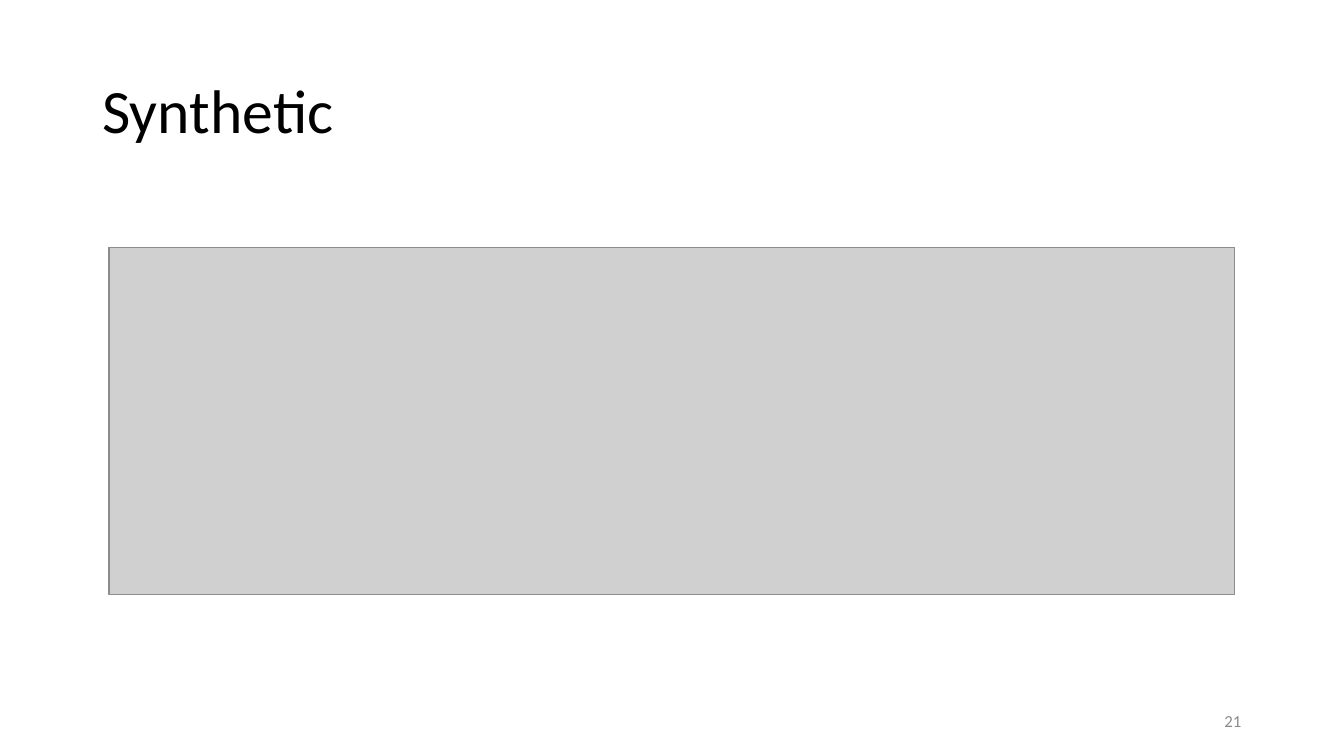
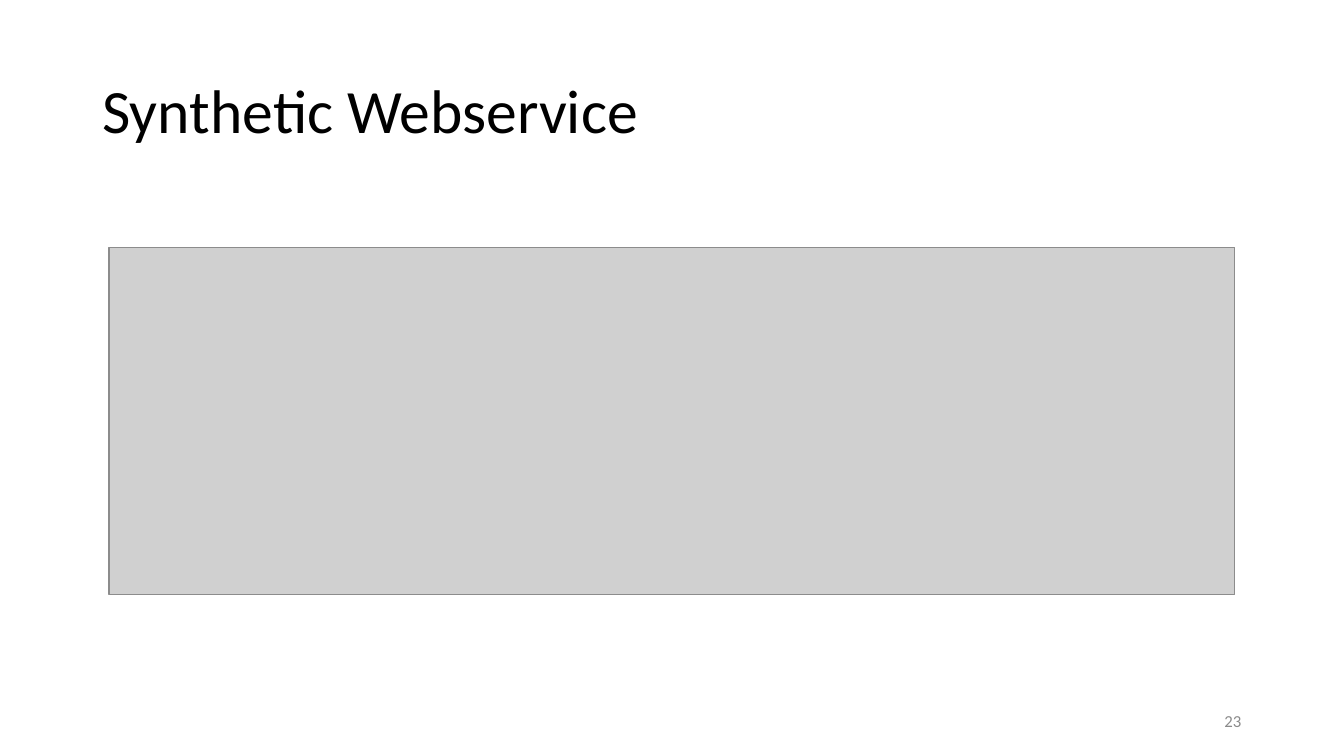
Before and after one commit to eden-farmem/eden-all, a slide deck: slide 23 of doc/talks/asplos.pptx (slide 21 before the commit). Drawn at 1344x756 pixels with LibreOffice and Linux fonts; fonts in the diff are those of the drawing; grey boxes stand for pictures. Boxes give left, top, right and bottom in pixels: in the first picture for what was removed or moved away, otherwise in the second. Text is boxed around its words. In the diff, an @@ line names an element or a change of style, - is before the commit and + after.

```diff
--- a/doc/talks/asplos.pptx
+++ b/doc/talks/asplos.pptx
@@ title at [102, 90, 637, 143]: text changed @@
-Synthetic
+Synthetic Webservice
@@ page number at [1224, 716, 1241, 727]: text changed @@
-21
+23
```
Also in this commit, not shown: 16 other slides changed, 17 slides added, 59 slides removed, 1 other file.
